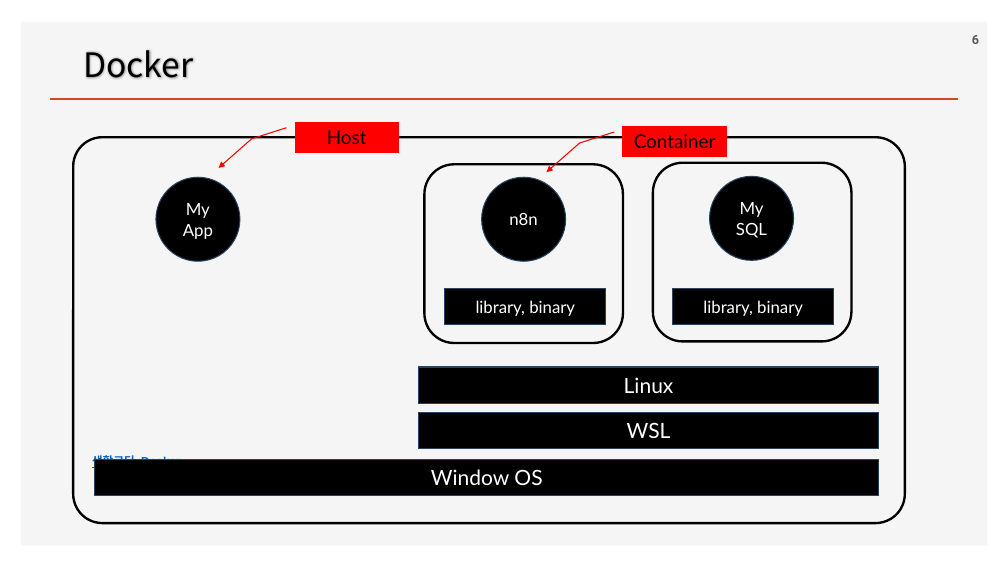
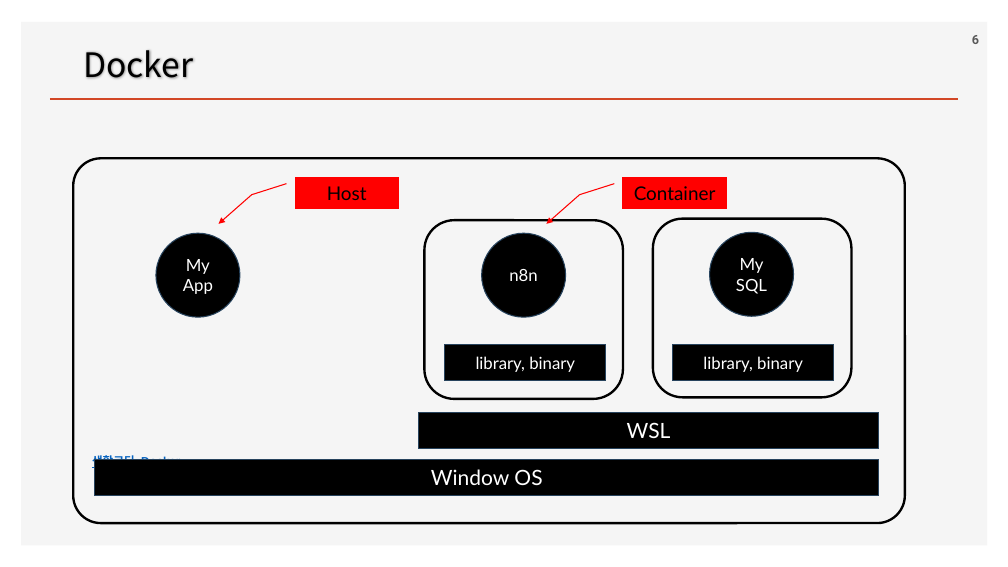
Before and after one commit to ancestor9/2026_Fall_AI-Workflow, a slide deck: slide 6 of PPTs/04_AI Workflow_n8n.pptx. Drawn at 1008x567 pixels with LibreOffice and Linux fonts; fonts in the diff are those of the drawing; background and template pictures are left out. Boxes give left, top, right and bottom in pixels: in the first picture for what was removed or moved away, otherwise in the second. Text is boxed around its words. In the diff, an @@ line names an element or a change of style, - is before the commit and + after.

```diff
--- a/PPTs/04_AI Workflow_n8n.pptx
+++ b/PPTs/04_AI Workflow_n8n.pptx
@@ rounded rectangle: place and size @@
-rounded rectangle at <box>73,137,905,523</box>
+rounded rectangle at <box>73,158,905,523</box>
@@ border callout "Container": place and size @@
-border callout "Container" at <box>623,126,727,157</box>
+border callout "Container" at <box>623,178,727,208</box>
@@ 3 ellipses, 2 rectangles, 2 rounded rectangles, 1 border callout: place and size @@
-3 ellipses, 2 rectangles, 2 rounded rectangles, 1 border callout at <box>156,123,852,343</box>
+3 ellipses, 2 rectangles, 2 rounded rectangles, 1 border callout at <box>156,178,852,399</box>
@@ rectangle removed at <box>418,367,879,403</box> @@
-Linux
```
Also in this commit, not shown: 1 slide added.
